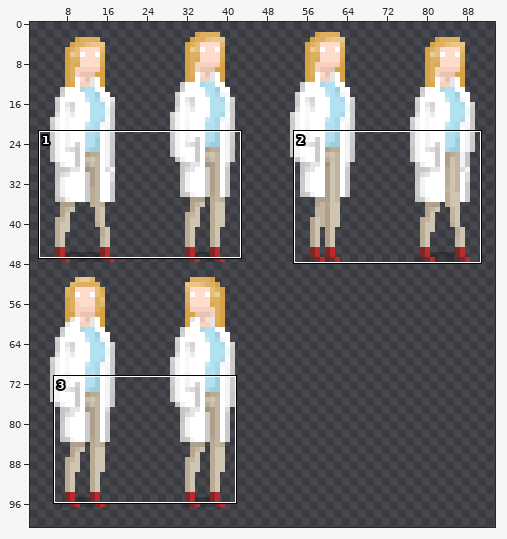
Sprite sheet -- assets/doctor_w.png. Above, an overview of the earlier version with the close-up marked.
Close-up. The starting point:
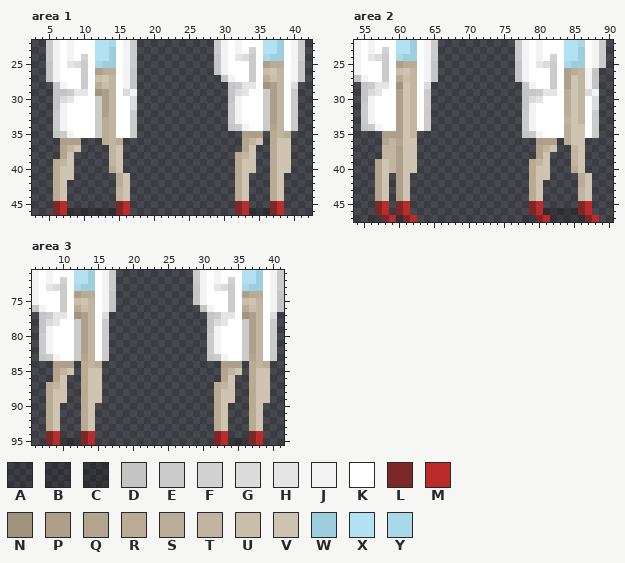
The file is 96x147 pixels. Pixels under 10% opacity are left out. Colours within 5 levels of each other are drawn and written as one. Shown: area 1: x 3..42, y 22..46; area 2: x 54..90, y 22..47; area 3: x 6..41, y 71..95. The wide view leaves out empty margins.
Palette (. is transparent): A #00000023  B #0000002f  C #00000041  D #c5c5c5  E #cbcbcb  F #d2d2d2  G #dbdbdb  H #e5e5e5  J #f3f3f3  K #ffffff  L #7c2828  M #bc2b2b  N #a1947f  P #ad9f89  Q #b3a58e  R #b9ab94  S #baae9a  T #c1b4a0  U #c9beaa  V #cfc4b2  W #9dcede  X #b2e2f2  Y #a9d8e8
After:
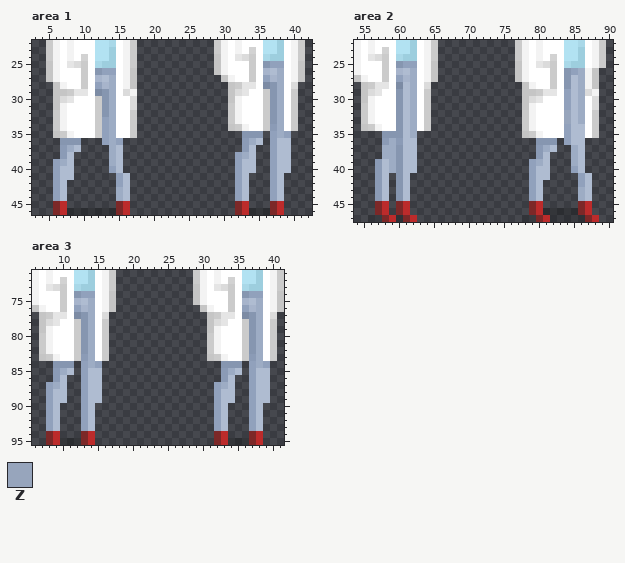
Colours new in this view: Z #97a5bc
Change:
@@ palette @@
-N #a1947f
+N #7c8ba4
-P #ad9f89
+P #8696b0
-Q #b3a58e
+Q #8b9bb6
-R #b9ab94
+R #91a1bc
-T #c1b4a0
+T #9dacc4
-U #c9beaa
+U #a7b4cb
-V #cfc4b2
+V #afbcd1
--- area 2
@@ x 82..86 @@
 31 KKRVT
-32 KKSVT
-33 KKTVT
+32 KKZVT
+33 KKZVT
 34 KKRVV
